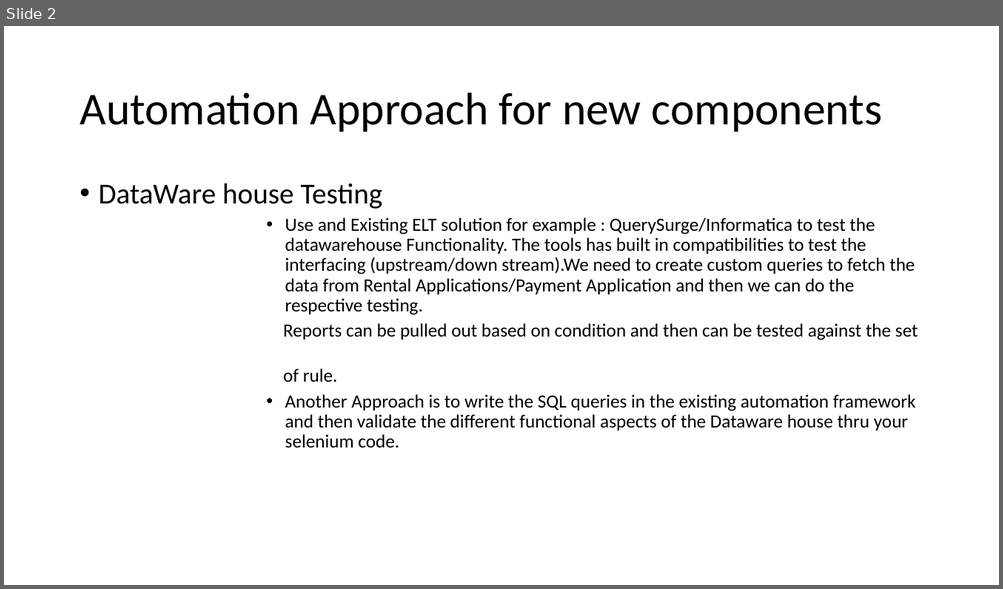
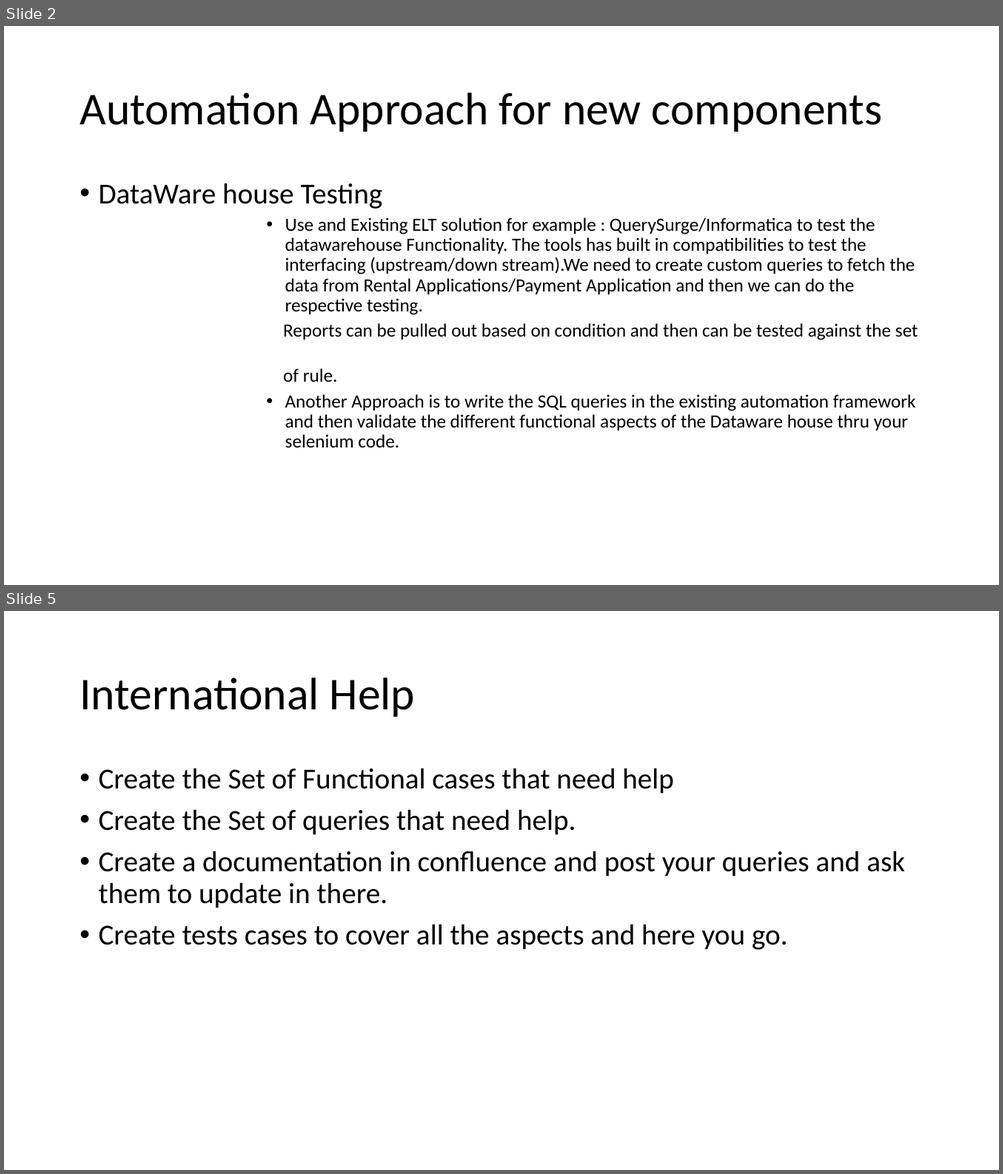
Before and after one commit to TestAutomationPractice/Lava, a slide deck: Automation strategy-v2.pptx. Shown one above the other, each under a label of ours: slide 2 before the commit, slides 2 and 5 after it; the slides between them are not shown. The pictures are 1003x589 and 1003x1174 pixels, drawn with LibreOffice and Linux fonts; fonts in the diff are those of the drawing. Boxes give left, top, right and bottom in pixels: in the first picture for what was removed or moved away, otherwise in the second. Text is boxed around its words. In the diff, an @@ line names an element or a change of style, - is before the commit and + after.

```diff
--- a/Automation strategy-v2.pptx
+++ b/Automation strategy-v2.pptx
@@ slide 5 added at [4, 611, 999, 1170], background #FFFFFF @@
@@ title added at [79, 678, 415, 717], 44 pt, text #000000 @@
+International Help
@@ text added at [99, 768, 905, 950], 28 pt, text #000000 @@
+• Create the Set of Functional cases that need help
+• Create the Set of queries that need help.
+• Create a documentation in confluence and post your queries and ask them to update in there.
+• Create tests cases to cover all the aspects and here you go.
```
Also in this commit, not shown: 1 slide changed, 2 other slides added.
